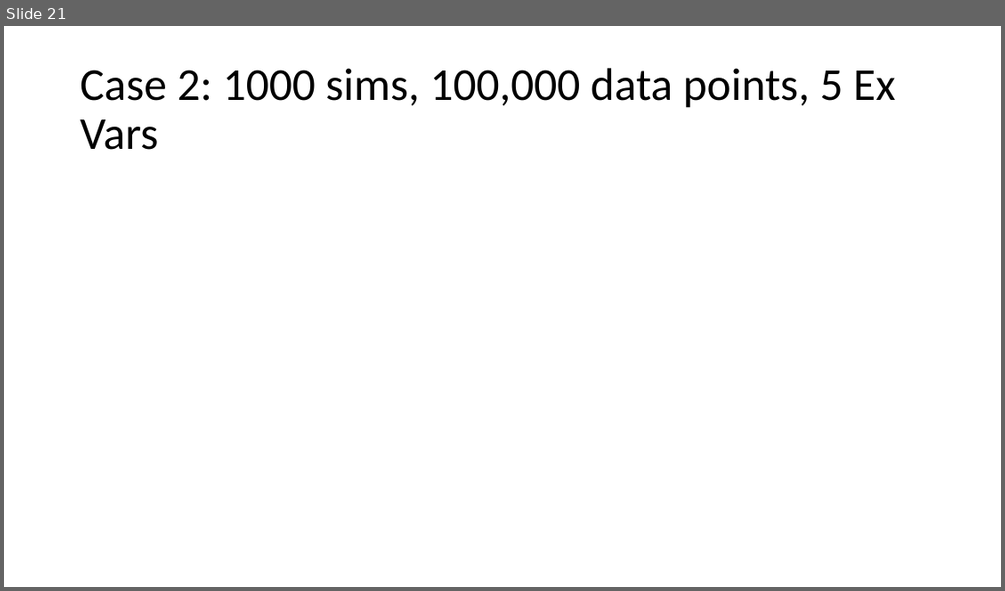
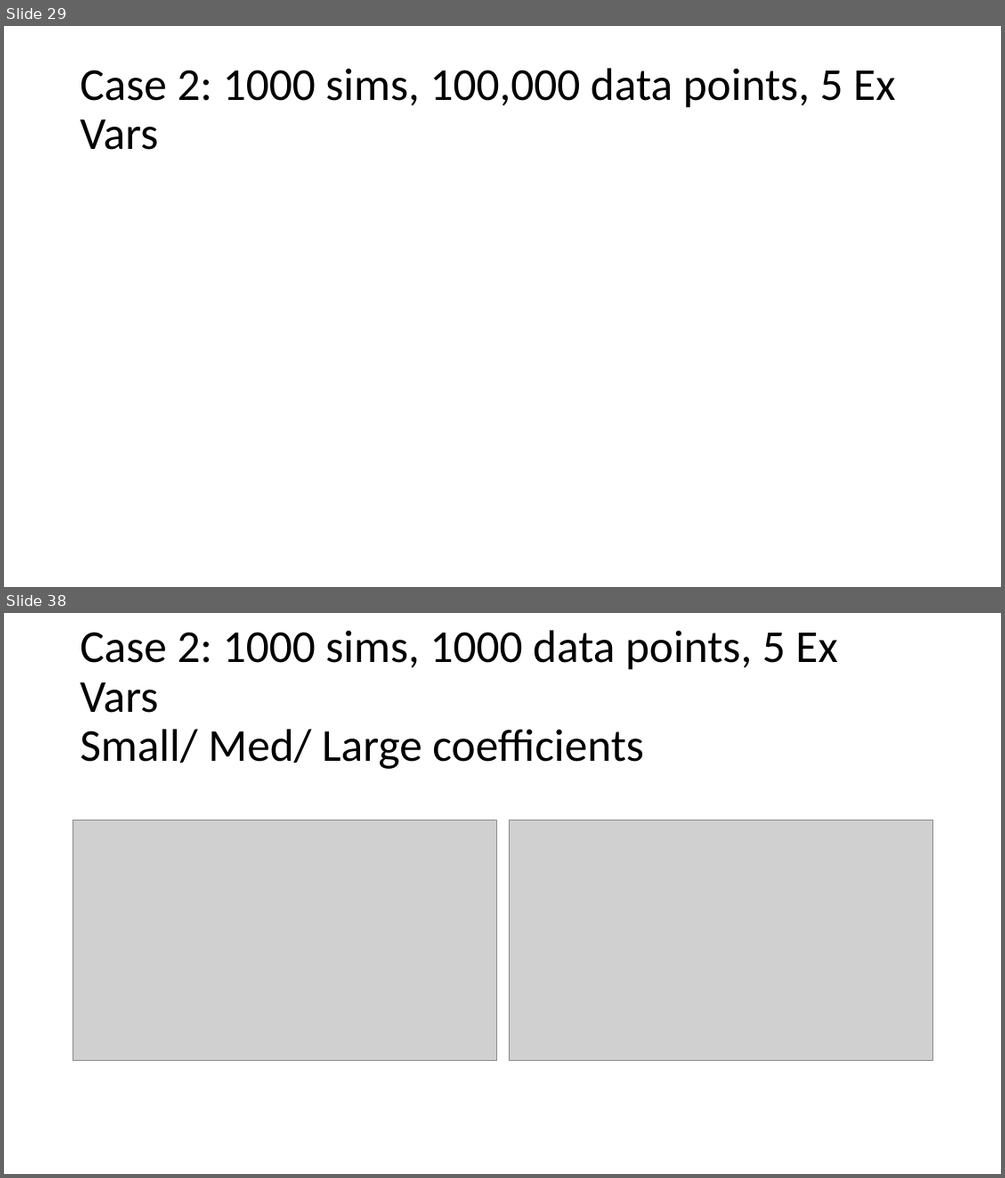
Before and after one commit to Tsmith5151/Capstone, a slide deck: GUI/Version4/Results_KK2.pptx. Shown one above the other, each under a label of ours: slide 21 before the commit, slides 29 and 38 after it; the slides between them are not shown. The pictures are 1005x591 and 1005x1178 pixels, drawn with LibreOffice and Linux fonts; fonts in the diff are those of the drawing; grey boxes stand for pictures. Boxes give left, top, right and bottom in pixels: in the first picture for what was removed or moved away, otherwise in the second. Text is boxed around its words. In the diff, an @@ line names an element or a change of style, - is before the commit and + after.

```diff
--- a/GUI/Version4/Results_KK2.pptx
+++ b/GUI/Version4/Results_KK2.pptx
@@ slide 38 added at [4, 613, 1001, 1174], background #FFFFFF @@
@@ title added at [80, 630, 837, 769], 44 pt, text #000000 @@
+Case 2: 1000 sims, 1000 data points, 5 Ex Vars
+Small/ Med/ Large coefficients
@@ picture added at [73, 820, 497, 1060] @@
@@ picture added at [509, 820, 933, 1060] @@
@@ what was slide 21 is now slide 29 @@
```
Also in this commit, not shown: 9 slides changed, 11 other slides added.
